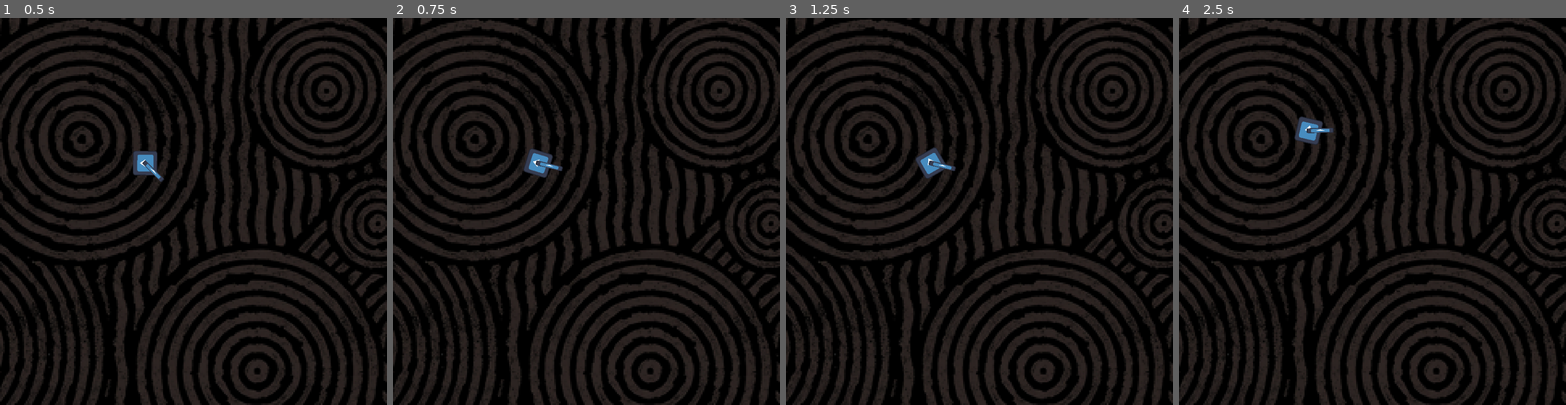
Above: before the commit, frames 1-4 (left to right).
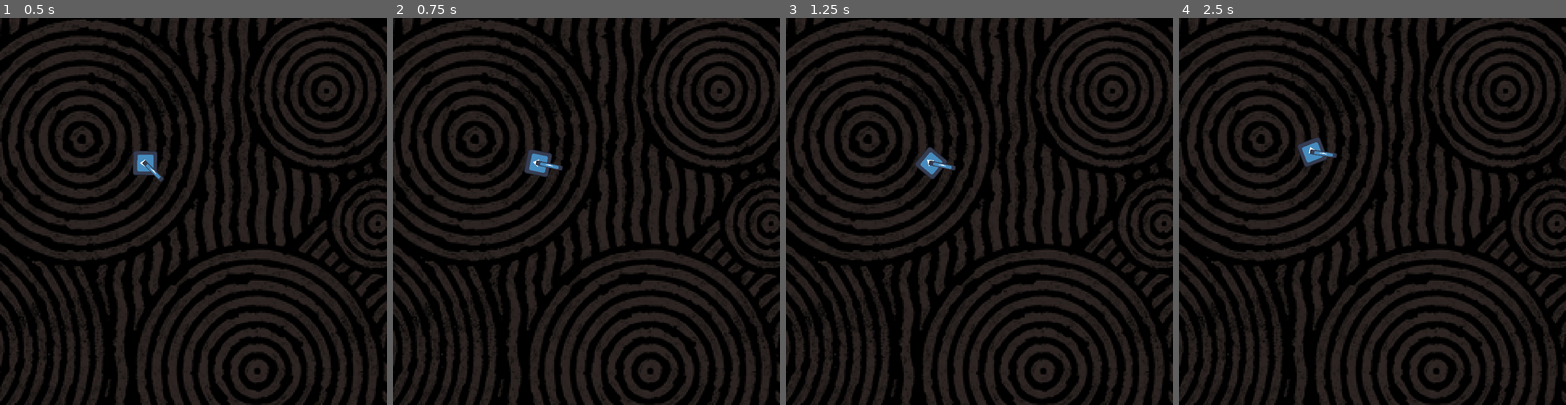
Above: after the commit, the same moments.

Repository: 4wardAerial/spaceInvaders
Game: Godot game, scene res://objects/game/game.tscn
Same seed, same stepped clock (60 frames per second), same inputs: the game is played once before the commit and once after it. The engine's default icon, where the game draws it, is replaced by a stand-in: a white triangle on a blue panel in a dark square.
Inputs (mouse positions are in pixels of both pictures, inside the frame that each line leads up to):
- Up to frame 1 (0.5 s): no input
- Up to frame 2 (0.75 s): tap Enter at 0.5 s; move the mouse to (671, 192) at 0.52 s; hold D (right) from 0.53 s (still down); click (671, 192) at 0.6 s
- Up to frame 3 (1.25 s): keep holding D (right)
- Up to frame 4 (2.5 s): move the mouse to (1295, 230) at 1.27 s; release D (right) at 1.28 s; hold S (down) 1.28-2.03 s; right-click (1295, 230) at 1.35 s; move the mouse to (1411, 126) at 2.02 s; hold D (right) from 2.03 s (still down); tap Space (special2) at 2.1 s

Frame 1 is identical in both runs. In frame 2, less than 0.1% of the frame differs, in the area x 33-44%, y 33-42%; in frame 3, 0.2%; in frame 4, 0.8%, in the area x 29-41%, y 25-39%.

Commit message:
Adds cannon rotation

Diff:
--- a/objects/player/player.tscn
+++ b/objects/player/player.tscn
@@ -21,7 +21,6 @@
 
 [node name="playerTopSprite" type="Sprite2D" parent="playerBody"]
 position = Vector2(6.41402e-06, 1.65564e-05)
-rotation = -1.57079
 scale = Vector2(0.660117, 0.117188)
 texture = ExtResource("1_we2eh")
 offset = Vector2(54.1609, -0.000732422)
--- a/objects/player/playerBody.gd
+++ b/objects/player/playerBody.gd
@@ -1,11 +1,12 @@
 extends CharacterBody2D
 
 const SPEED : float = 100.0
-const ROTATION_SPEED : float = 1.5
+const ROTATION_SPEED : float = 1.0
 const MIN_VELOCITY : float = 10.0
 const MAX_VELOCITY : float = 100.0
-const ACCEL : float = 2.0
-const DRAG : float = 1.0
+const MAX_CANNON_ANGLE : int = 60
+const ACCEL : float = 1.0
+const DRAG : float = 2.0
 
 var rotation_direction : float = 0
 var can_attack : bool = true
@@ -21,15 +22,20 @@
 func _on_special_2_cooldown_timeout() -> void:
 	can_special_2 = true
 
+func cannon_rotation() -> void:
+	# Makes the cannon part of the sprite follow the mouse
+	$playerTopSprite.look_at(get_global_mouse_position())
+	# Stops cannon rotation at certain angle
+	$playerTopSprite.rotation_degrees = clamp($playerTopSprite.rotation_degrees, -MAX_CANNON_ANGLE, MAX_CANNON_ANGLE)
+
 func movement_input(delta: float) -> void:
-	# Makes the player look at the mouse and move to it in a straight line
-	$playerTopSprite.look_at(get_global_mouse_position())
+	# Bottom part of the sprite rotates via input
 	rotation_direction = Input.get_axis("left", "right")
 
 	if Input.is_action_pressed("down") or Input.is_action_pressed("up"):
-		print("PRESSED")
-
+		# '+=' gives acceleration, but velocity is limited by 'limit_length'
 		velocity += transform.x * Input.get_axis("down", "up") * SPEED * ACCEL * delta
+		velocity = velocity.limit_length(MAX_VELOCITY)
 
 	else:
 		# Reduces velocity until full stop
@@ -57,6 +63,7 @@
 
 
 func _process(delta: float) -> void:
+	cannon_rotation()
 	specials_input()
 
 func _physics_process(delta: float) -> void:
